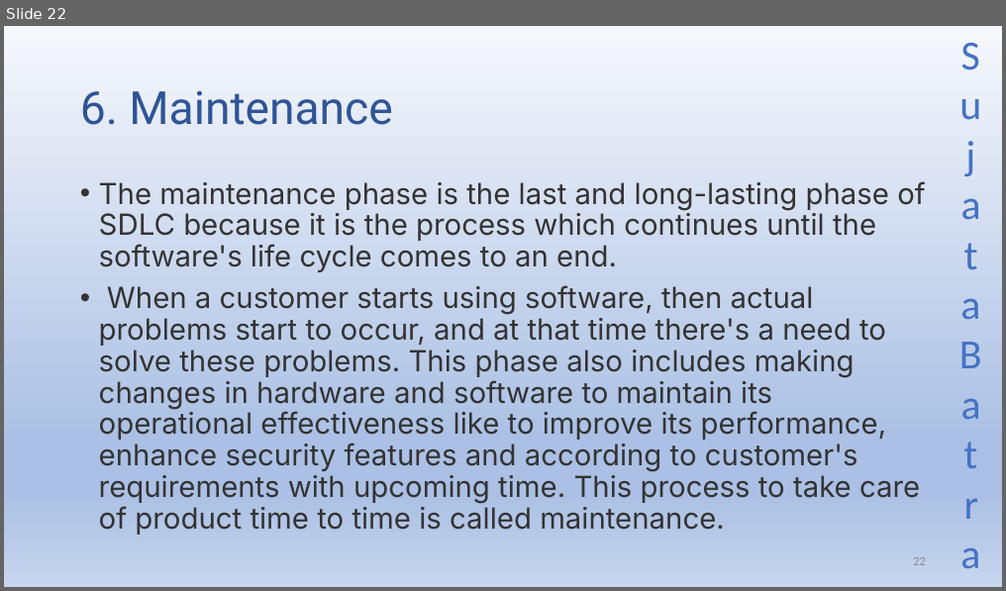
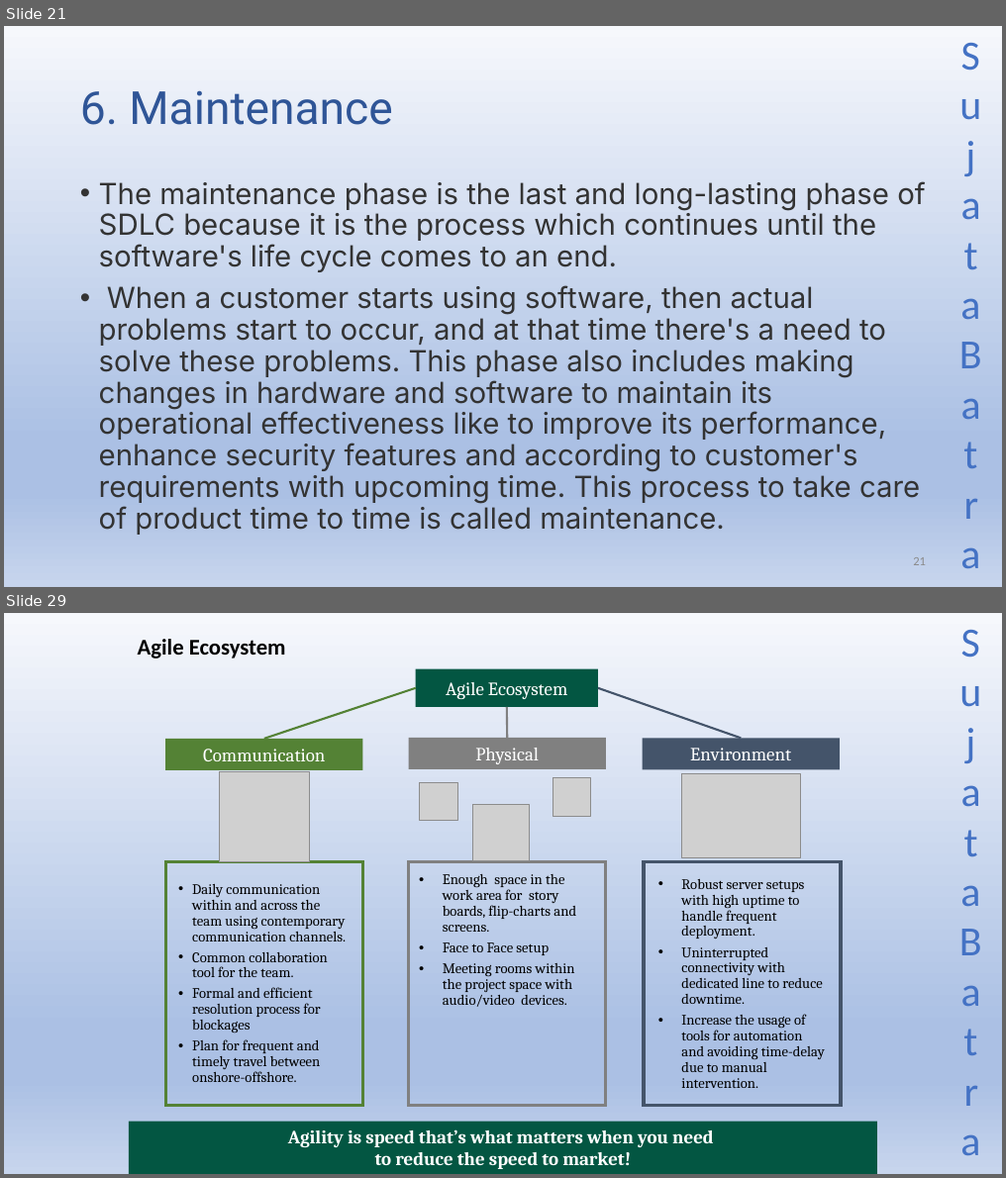
Before and after one commit to Sujatabatra/SapientNov2021QABatch, a slide deck: QA/QA Study Material.pptx. Shown one above the other, each under a label of ours: slide 22 before the commit, slides 21 and 29 after it; the slides between them are not shown. The pictures are 1006x591 and 1006x1178 pixels, drawn with LibreOffice and Linux fonts; fonts in the diff are those of the drawing; grey boxes stand for pictures. Boxes give left, top, right and bottom in pixels: in the first picture for what was removed or moved away, otherwise in the second. Text is boxed around its words. In the diff, an @@ line names an element or a change of style, - is before the commit and + after.

```diff
--- a/QA/QA Study Material.pptx
+++ b/QA/QA Study Material.pptx
@@ slide 29 added at <box>4,613,1002,1174</box>, background gradient #F6F8FC to #ABC0E4 to #C7D5ED; not listed: 1 template element that a slide beside it also shows @@
@@ title added at <box>138,639,286,659</box>, 21.6 pt, text #000000, bold @@
+Agile Ecosystem
@@ rectangle added at <box>416,669,598,707</box>, fill #035642, 18 pt, text #FFFFFF @@
+Agile Ecosystem
@@ line added from (416, 688) to (264, 739), #548235 2 pt @@
@@ line added from (598, 688) to (741, 738), #44546A 2 pt @@
@@ line added from (507, 707) to (507, 738), #808080 2 pt @@
@@ rectangle added at <box>165,739,362,770</box>, fill #548235, 18 pt, text #FFFFFF @@
+Communication
@@ rectangle added at <box>409,738,606,769</box>, fill #808080, 18 pt, text #FFFFFF @@
+Physical
@@ rectangle added at <box>643,738,840,769</box>, fill #44546A, 18 pt, text #FFFFFF @@
+Environment
@@ picture added at <box>220,772,310,862</box> @@
@@ picture added at <box>420,782,457,820</box> @@
@@ picture added at <box>552,778,591,817</box> @@
@@ picture added at <box>681,774,801,858</box> @@
@@ picture added at <box>472,805,529,861</box> @@
@@ rectangle added at <box>165,862,362,1106</box>, outline #548235 3 pt, 14 pt, text #000000 @@
+• Daily communication within and across the team using contemporary communication channels.
+• Common collaboration tool for the team.
+• Formal and efficient resolution process for blockages
+• Plan for frequent and timely travel between onshore-offshore.
@@ rectangle added at <box>409,862,606,1106</box>, outline #808080 3 pt, 14 pt, text #000000 @@
+• Enough space in the work area for story boards, flip-charts and screens.
+• Face to Face setup
+• Meeting rooms within the project space with audio/video devices.
@@ rectangle added at <box>644,862,841,1106</box>, outline #44546A 3 pt, 14 pt, text #000000 @@
+• Robust server setups with high uptime to handle frequent deployment.
+• Uninterrupted connectivity with dedicated line to reduce downtime.
+• Increase the usage of tools for automation and avoiding time-delay due to manual intervention.
@@ rectangle added at <box>129,1121,877,1174</box>, fill #035642, 18 pt, text #FFFFFF, bold @@
+Agility is speed that’s what matters when you need
+to reduce the speed to market!
@@ what was slide 22 is now slide 21 @@
```
Also in this commit, not shown: 13 other slides added, 1 slide removed.
